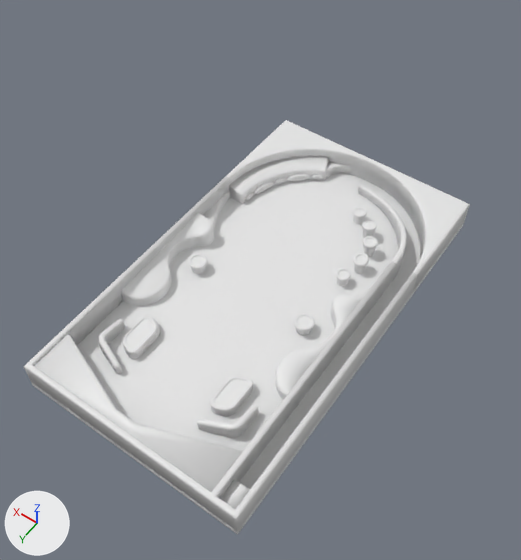
An edit to the OBJ model PA10/models/pinballV4.obj, drawn before and after from the same camera.
Rendered twice from a 50 mm camera at (-21.0, 30.3, 49.3) aimed at (-0.3, 1.2, 3.7). Arrows for +X, +Y and +Z are at lower left; the lights stay in place. Where no turn or scale is listed for an object, it has been applied to the vertices. Vertices at the same position are counted once.

Objects in the first picture: 'PaddleGuard_Right.008_Cube.084', 'PaddleRail_Right.003_Cube.082', 'SCurveRight.003_Cylinder.034', 'Side_Bumpers.004_Cylinder.027', 'TableBottom.008_Cube.081', 'TableFloor.003_Cube.078', 'TableTop.004_Cube.080', 'TableWalls.005_Cube.079', 'TopCurve.003_Cube.086', 'UpperLeftBumpers.006_Cube.093', 'UpperRightBumpers.004_Cylinder.033'.
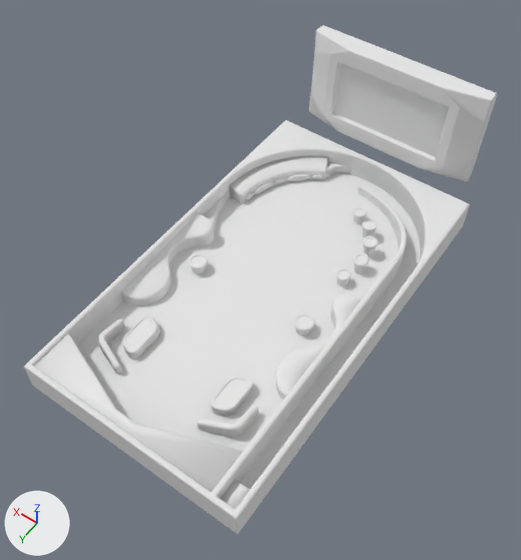
What differs and where, as boxes [x1, y1, x2, y2] in the pictures (521 x 560 px):
'BackBoard_Cube.035', added: after [309, 25, 497, 182]
part 1 of me_tabletop_004_cube_080, shading changed: [226, 120, 470, 292] in both
part 2 of me_tablewalls_005_cube_079, added: after [24, 368, 242, 532]

The change, as a list of edits to the scene's bpy script:
```text
Add mat_basetexture:
    mat_basetexture = principled_material('BaseTexture')
    mat_basetexture.base_color = (0.8, 0.8, 0.8)  # white #e7e7e7
    mat_basetexture.roughness = 1.0
Change me_tabletop_004_cube_080:
    where me_tabletop_004_cube_080.from_pydata(...)  # 2610 vertices, 2335 faces; spans x -10.0..10.0, y -17.5..-7.5, z 0.0..2.5
    used by ob_tabletop_004_cube_080; location = (0.0, 0.0, 0.0)
    me_tabletop_004_cube_080 part 1: edges marked sharp go from 0 to 2648
Change me_tablewalls_005_cube_079:
    used by ob_tablewalls_005_cube_079; location = (0.0, 0.0, 0.0)
    remove me_tablewalls_005_cube_079.from_pydata(...)  # 180 vertices, 154 faces; spans x -10.0..10.0, y -7.5..17.5, z 0.0..2.5
    add me_tablewalls_005_cube_079.from_pydata(...)  # 194 vertices, 163 faces; spans x -10.0..10.0, y -7.5..17.5, z 0.0..2.5
    me_tablewalls_005_cube_079 part 2: 14 vertices added at x -10.0..9.5, y 17.5, z 0.0..2.3
    me_tablewalls_005_cube_079 part 3: the surface is now shaded flat
    add me_tablewalls_005_cube_079.materials.append(mat_basetexture)  # white #e7e7e7
Add me_backboard_cube_035:
    me_backboard_cube_035.from_pydata(...)  # 1860 vertices, 1830 faces; spans x -8.7..8.6, y -20.9..-18.4, z 2.8..11.9
    me_backboard_cube_035.materials.append(mat_basetexture)  # white #e7e7e7
Add ob_backboard_cube_035:
    ob_backboard_cube_035 = bpy.data.objects.new('BackBoard_Cube.035', me_backboard_cube_035)
    ob_backboard_cube_035.location = (0.0, 0.0, 0.0)
```
